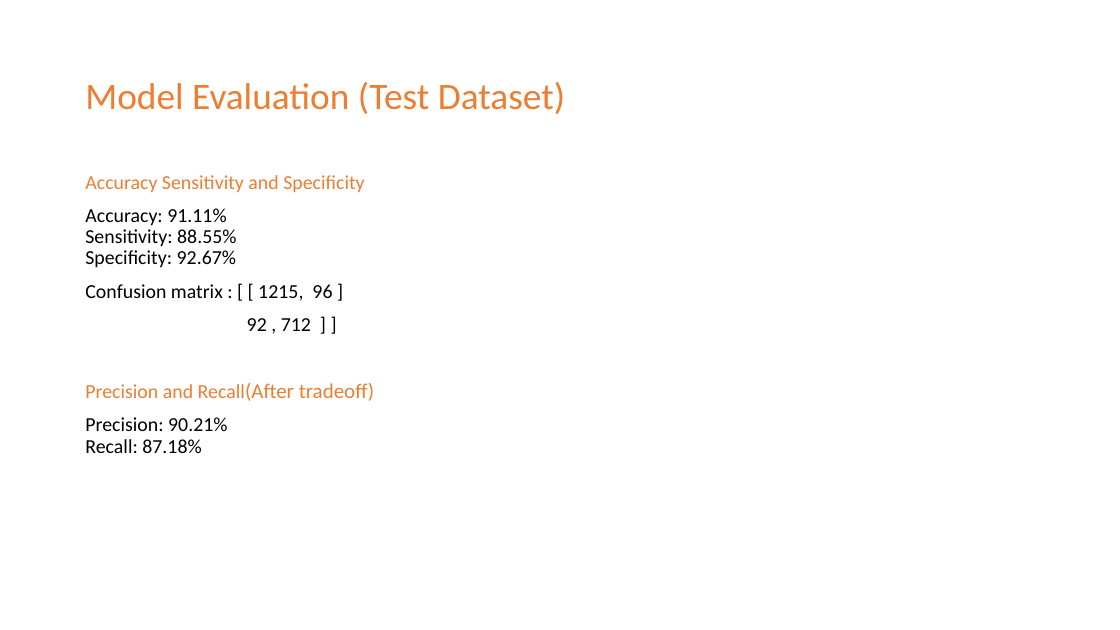
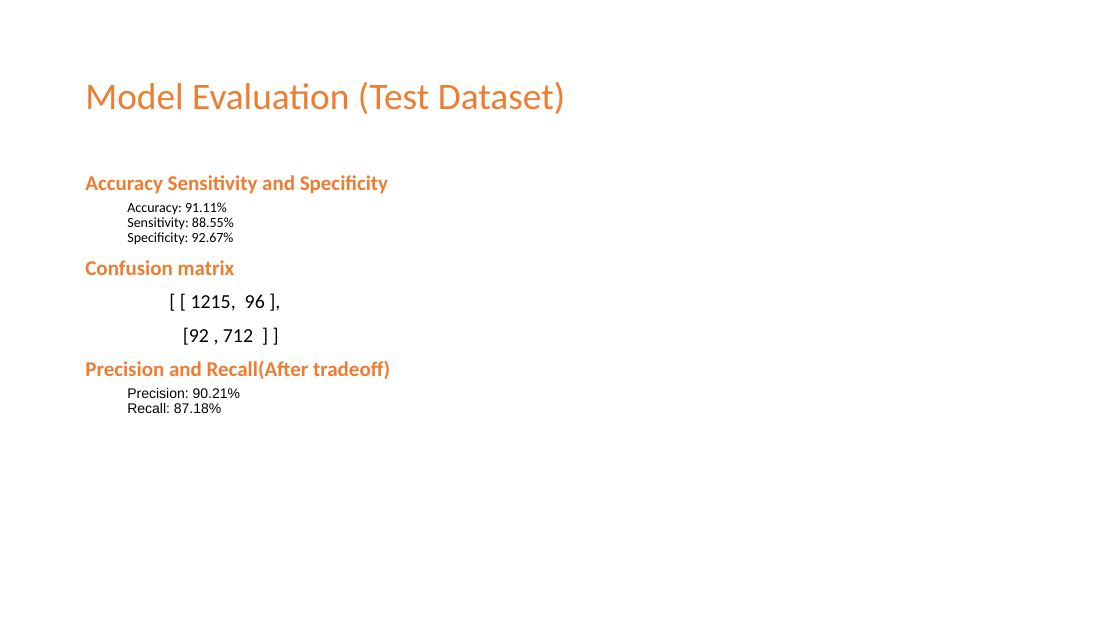
Before and after one commit to giridharchalla2k8/lead_scoring_case_study, a slide deck: slide 17 of Lead_Scoring_Case_study.pptx. Drawn at 1120x630 pixels with LibreOffice and Linux fonts; fonts in the diff are those of the drawing. Boxes give left, top, right and bottom in pixels: in the first picture for what was removed or moved away, otherwise in the second. Text is boxed around its words. In the diff, an @@ line names an element or a change of style, - is before the commit and + after.

```diff
--- a/Lead_Scoring_Case_study.pptx
+++ b/Lead_Scoring_Case_study.pptx
@@ text at bbox=[85, 175, 390, 413]: size 17 to 18 pt in "Accuracy Sensitivity and Specificity", "Precision and Recall(After"; bold on in "Accuracy Sensitivity and Specificity", "Precision and Recall(After tradeoff)"; size 17 to 12 pt in "Accuracy: 91.11% Sensitivity: 88.55% Specificity: 92.67%", "Precision: 90.21% Recall: 87.18%"; font Calibri to Arial in "Precision: 90.21% Recall: 87.18%"; list level 1 to 2 in "Accuracy: 91.11% Sensitivity: 88.55% Specificity: ..."; list level 1 to 2 in "Precision: 90.21% Recall: 87.18%" @@
@@ text at bbox=[85, 260, 265, 345]: text changed @@
-Confusion matrix : [ [ 1215, 96 ]
-92 , 712 ] ]
+Confusion matrix
+[ [ 1215, 96 ],
+[92 , 712 ] ]
```
Also in this commit, not shown: 15 other slides changed, 2 other files.
